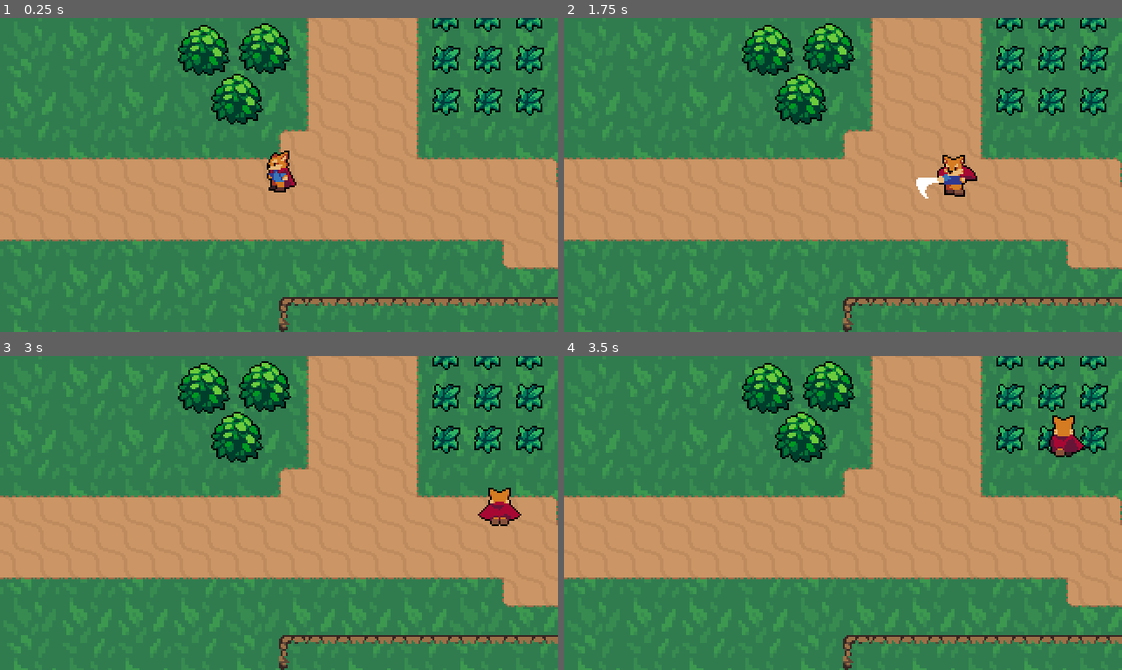
Above: before the commit, frames 1-4 (two rows, left to right).
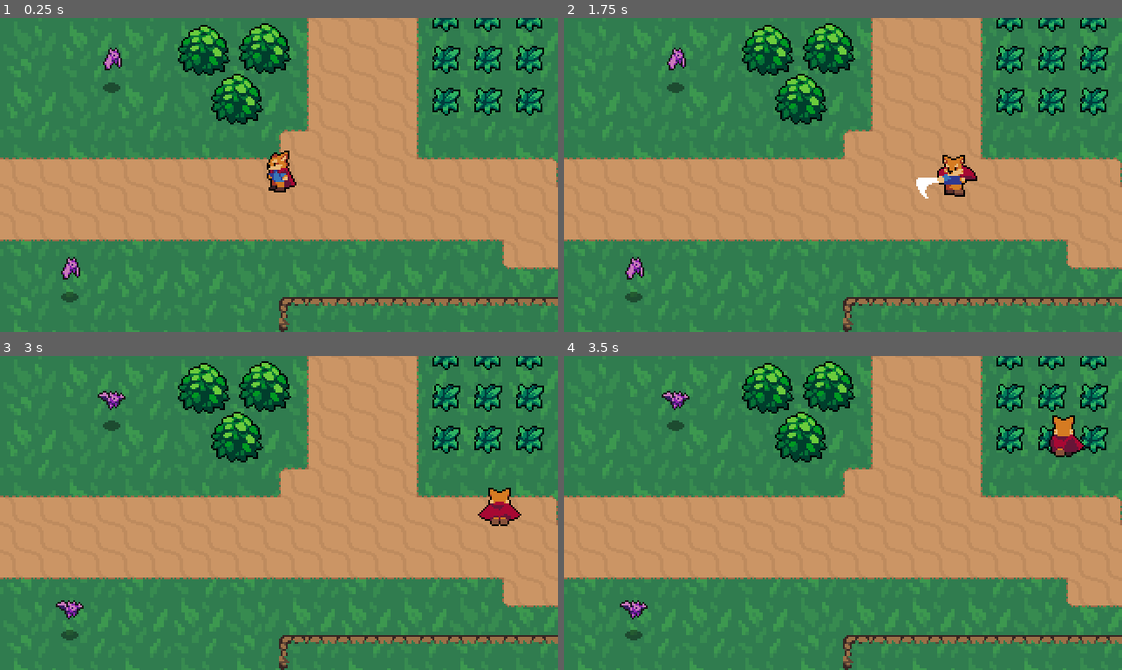
Above: after the commit, the same moments.

Repository: Jonak-Adipta-Kalita/JAK-Ultimate-Adventure-Game
Game: Godot game, scene res://World.tscn
Same seed, same stepped clock (60 frames per second), same inputs: the game is played once before the commit and once after it.
Inputs:
- Up to frame 1 (0.25 s): no input
- Up to frame 2 (1.75 s): hold Right (ui_right) 0.53-1.28 s; tap K (roll) at 0.6, 1.55 s; hold Down (ui_down) from 1.28 s (still down); tap J (attack) at 1.35 s
- Up to frame 3 (3 s): release Down (ui_down) at 2.03 s; hold Right (ui_right) 2.03-2.78 s; tap K (roll) at 2.1, 2.85 s; hold Up (ui_up) from 2.78 s (still down)
- Up to frame 4 (3.5 s): keep holding Up (ui_up)

The runs differ from the first frame. In frame 1, 0.5% of the frame differs, in the area x 10-22%, y 9-91%; in frame 2, 0.5%; in frame 3, 0.5%, in the area x 10-23%, y 11-91%; in frame 4, 0.5%.

Commit message:
new bat enemy!!

Diff:
--- /dev/null
+++ b/Enemies/Bat.gd
@@ -0,0 +1,10 @@
+extends KinematicBody2D
+
+var knockback = Vector2.ZERO
+
+func _physics_process(delta):
+	knockback = knockback.move_toward(Vector2.ZERO, 200 * delta)
+	knockback = move_and_slide(knockback)
+
+func _on_HurtBox_area_entered(area):
+	knockback = area.knockback_vector * 120
--- /dev/null
+++ b/Enemies/Bat.tscn
@@ -0,0 +1,69 @@
+[gd_scene load_steps=13 format=2]
+
+[ext_resource path="res://Enemies/Bat.png" type="Texture" id=1]
+[ext_resource path="res://Shadows/SmallShadow.png" type="Texture" id=2]
+[ext_resource path="res://Overlap/HurtBox.tscn" type="PackedScene" id=3]
+[ext_resource path="res://Enemies/Bat.gd" type="Script" id=4]
+
+[sub_resource type="AtlasTexture" id=1]
+atlas = ExtResource( 1 )
+region = Rect2( 0, 0, 16, 24 )
+
+[sub_resource type="AtlasTexture" id=2]
+atlas = ExtResource( 1 )
+region = Rect2( 16, 0, 16, 24 )
+
+[sub_resource type="AtlasTexture" id=3]
+atlas = ExtResource( 1 )
+region = Rect2( 32, 0, 16, 24 )
+
+[sub_resource type="AtlasTexture" id=4]
+atlas = ExtResource( 1 )
+region = Rect2( 48, 0, 16, 24 )
+
+[sub_resource type="AtlasTexture" id=5]
+atlas = ExtResource( 1 )
+region = Rect2( 64, 0, 16, 24 )
+
+[sub_resource type="SpriteFrames" id=6]
+animations = [ {
+"frames": [ SubResource( 1 ), SubResource( 2 ), SubResource( 3 ), SubResource( 4 ), SubResource( 5 ) ],
+"loop": true,
+"name": "AnimationFly",
+"speed": 10.0
+} ]
+
+[sub_resource type="CircleShape2D" id=7]
+radius = 4.0
+
+[sub_resource type="CapsuleShape2D" id=8]
+radius = 6.0
+height = 6.0
+
+[node name="Bat" type="KinematicBody2D"]
+collision_layer = 16
+script = ExtResource( 4 )
+
+[node name="AnimatedSprite" type="AnimatedSprite" parent="."]
+frames = SubResource( 6 )
+animation = "AnimationFly"
+frame = 4
+playing = true
+offset = Vector2( 0, -12 )
+
+[node name="ShadowSprite" type="Sprite" parent="."]
+texture = ExtResource( 2 )
+
+[node name="CollisionShape2D" type="CollisionShape2D" parent="."]
+shape = SubResource( 7 )
+
+[node name="HurtBox" parent="." instance=ExtResource( 3 )]
+collision_layer = 8
+
+[node name="CollisionShape2D" parent="HurtBox" index="0"]
+position = Vector2( 0, -13 )
+shape = SubResource( 8 )
+
+[connection signal="area_entered" from="HurtBox" to="." method="_on_HurtBox_area_entered"]
+
+[editable path="HurtBox"]
--- a/Player/Player.gd
+++ b/Player/Player.gd
@@ -18,9 +18,11 @@
 onready var animationPlayer = $AnimationPlayer
 onready var animationTree = $AnimationTree
 onready var animationState = animationTree.get("parameters/playback")
+onready var swordHitbox = $HitBoxPivot/SwordHitBox
 
 func _ready():
 	animationTree.active = true
+	swordHitbox.knockback_vector = roll_vector
 
 func _physics_process(delta):
 	match state:
@@ -40,6 +42,7 @@
 
 	if input_vector != Vector2.ZERO:
 		roll_vector = input_vector
+		swordHitbox.knockback_vector = input_vector
 		animationTree.set("parameters/Idle/blend_position", input_vector)
 		animationTree.set("parameters/Run/blend_position", input_vector)
 		animationTree.set("parameters/Attack/blend_position", input_vector)
--- a/Player/Player.tscn
+++ b/Player/Player.tscn
@@ -1,8 +1,9 @@
-[gd_scene load_steps=51 format=2]
+[gd_scene load_steps=52 format=2]
 
 [ext_resource path="res://Player/Player.gd" type="Script" id=1]
 [ext_resource path="res://Player/Player.png" type="Texture" id=2]
 [ext_resource path="res://Overlap/HitBox.tscn" type="PackedScene" id=3]
+[ext_resource path="res://Player/SwordHitBox.gd" type="Script" id=4]
 
 [sub_resource type="CapsuleShape2D" id=1]
 radius = 4.0
@@ -700,6 +701,7 @@
 [node name="SwordHitBox" parent="HitBoxPivot" instance=ExtResource( 3 )]
 position = Vector2( 15, 0 )
 collision_mask = 8
+script = ExtResource( 4 )
 
 [node name="CollisionShape2D" parent="HitBoxPivot/SwordHitBox" index="0"]
 shape = SubResource( 38 )
--- /dev/null
+++ b/Player/SwordHitBox.gd
@@ -0,0 +1,3 @@
+extends Area2D
+
+var knockback_vector = Vector2.ZERO
--- a/World.tscn
+++ b/World.tscn
@@ -6,6 +6,7 @@
 [ext_resource path="res://World/DirtTileset.png" type="Texture" id=4]
 [ext_resource path="res://World/CliffTileset.png" type="Texture" id=5]
 [ext_resource path="res://World/Grass.tscn" type="PackedScene" id=6]
+[ext_resource path="res://Enemies/Bat.tscn" type="PackedScene" id=7]
 
 [sub_resource type="TileSet" id=1]
 0/name = "DirtTileset.png 0"
@@ -511,6 +512,15 @@
 [node name="Player" parent="YSort" instance=ExtResource( 1 )]
 position = Vector2( 160, 96 )
 
+[node name="Bat" parent="YSort" instance=ExtResource( 7 )]
+position = Vector2( 424, 56 )
+
+[node name="Bat2" parent="YSort" instance=ExtResource( 7 )]
+position = Vector2( 64, 40 )
+
+[node name="Bat3" parent="YSort" instance=ExtResource( 7 )]
+position = Vector2( 40, 160 )
+
 [node name="Bushes" type="YSort" parent="YSort"]
 
 [node name="Bush1" parent="YSort/Bushes" instance=ExtResource( 2 )]
--- a/project.godot
+++ b/project.godot
@@ -109,6 +109,7 @@
 2d_physics/layer_2="Player"
 2d_physics/layer_3="PlayerHurtbox"
 2d_physics/layer_4="EnemyHurtbox"
+2d_physics/layer_5="Enemy"
 
 [mono]
 
Not shown: 1 places in World.tscn that only renumber resources
